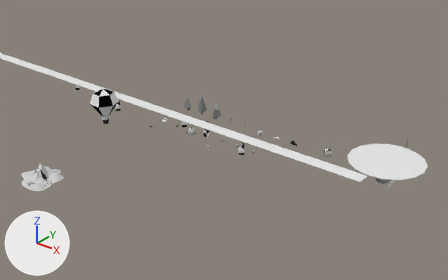
Two versions of the Blender file assets/models.blend, one commit apart.
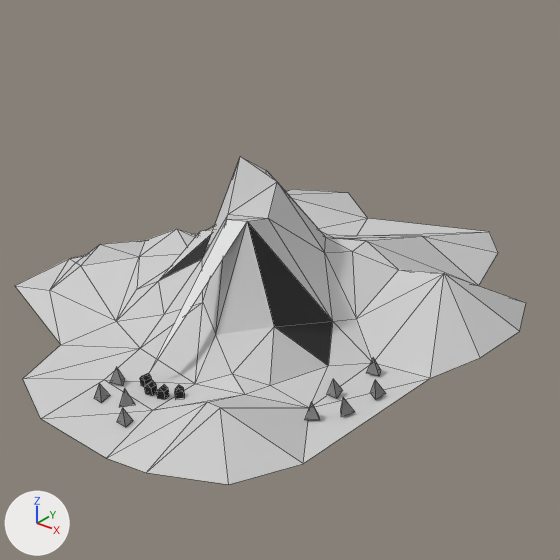
The first picture shows the older version from a 50 mm camera at (218.2, -240.6, 138.1) aimed at (60.7, -43.7, 16.0). The close-ups show both versions on the part from 4% to 15% of the width and 54% to 71% of the height of that picture; other places that the commit changed are outside them. The axes (+X, +Y, +Z) are drawn at lower left. The lights are the same throughout. The close-ups show mesh edges as thin lines.

In view in the first close-up: 'mountain'.
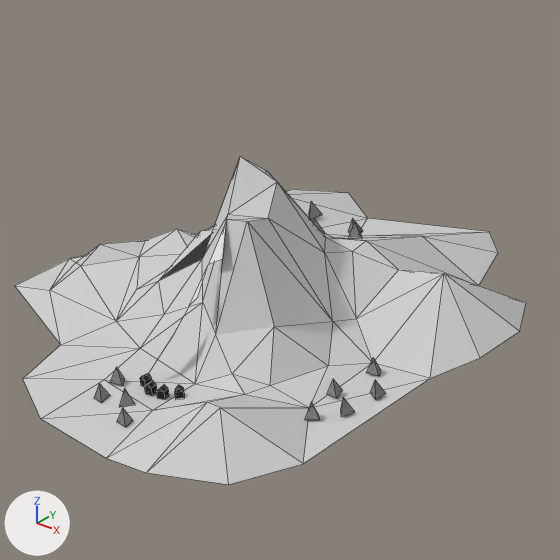
Scene script edits in JSON lines:
```json
{"block": "me_grid", "where": "# used by ob_mountain; location = (0.0, -100.0, 0.0); scale = (10.0, 10.0, 10.0)"}
{"op": "remove", "block": "me_grid", "code": "me_grid.from_pydata(...)  # 153 vertices, 191 faces; spans x -1.0..1.0, y -1.0..1.0, z -0.01..0.7"}
{"op": "add", "block": "me_grid", "code": "me_grid.from_pydata(...)  # 179 vertices, 205 faces; spans x -1.0..1.0, y -1.0..1.0, z -0.01..0.7"}
{"block": "me_grid", "change": "me_grid part 1: the loose piece of 4 vertices spanning x 0.65..0.7, y -0.02..0.04, z 0.01..0.08 is copied, and the copy is moved by (-0.78, 0.52, 0.1); it spans x -0.13..-0.08, y 0.5..0.56, z 0.11..0.18"}
{"block": "me_grid", "change": "me_grid part 2: the loose piece of 4 vertices spanning x 0.78..0.84, y -0.12..-0.06, z 0.01..0.08 is copied, and the copy is moved by (-1.03, 0.69, 0.05); it spans x -0.25..-0.19, y 0.57..0.62, z 0.06..0.13"}
{"block": "me_grid", "change": "me_grid part 3: the loose piece of 4 vertices spanning x 0.13..0.19, y -0.78..-0.72, z 0.03..0.1 is copied, and the copy is moved by (-0.48, 1.23, 0.04); it spans x -0.35..-0.3, y 0.46..0.51, z 0.06..0.13"}
{"block": "me_grid", "change": "me_grid part 4: the loose piece of 4 vertices spanning x 0.78..0.84, y -0.12..-0.06, z 0.01..0.08 is copied, and the copy is moved by (-1.28, 0.68, 0.05); it spans x -0.5..-0.44, y 0.55..0.61, z 0.06..0.13"}
{"block": "me_grid", "change": "me_grid part 5: 6 vertices added at x 0.11..0.19, y -0.49..-0.27, z 0.17..0.46"}
{"block": "me_grid", "change": "me_grid part 6: 2 faces spanning x 0.22..0.52, y -0.21..0.07, z 0.04..0.58 switch from mat_tail (black #3b3b3b) to mat_snow (light grey #cfcfcf)"}
```

Changed parts and their boxes (x1, y1, x2, y2) in the close-ups (560 x 560 px):
```json
{"part": 1, "of": "me_grid", "change": "added", "after": [349, 222, 361, 238]}
{"part": 2, "of": "me_grid", "change": "added", "after": [348, 219, 363, 233]}
{"part": 3, "of": "me_grid", "change": "added", "after": [314, 220, 325, 233]}
{"part": 4, "of": "me_grid", "change": "added", "after": [309, 201, 322, 220]}
{"part": 5, "of": "me_grid", "change": "added", "after": [151, 220, 227, 369]}
{"part": 6, "of": "me_grid", "change": "recoloured", "before": [248, 223, 333, 365], "after": [248, 223, 333, 365], "on screen": "black to grey"}
```
